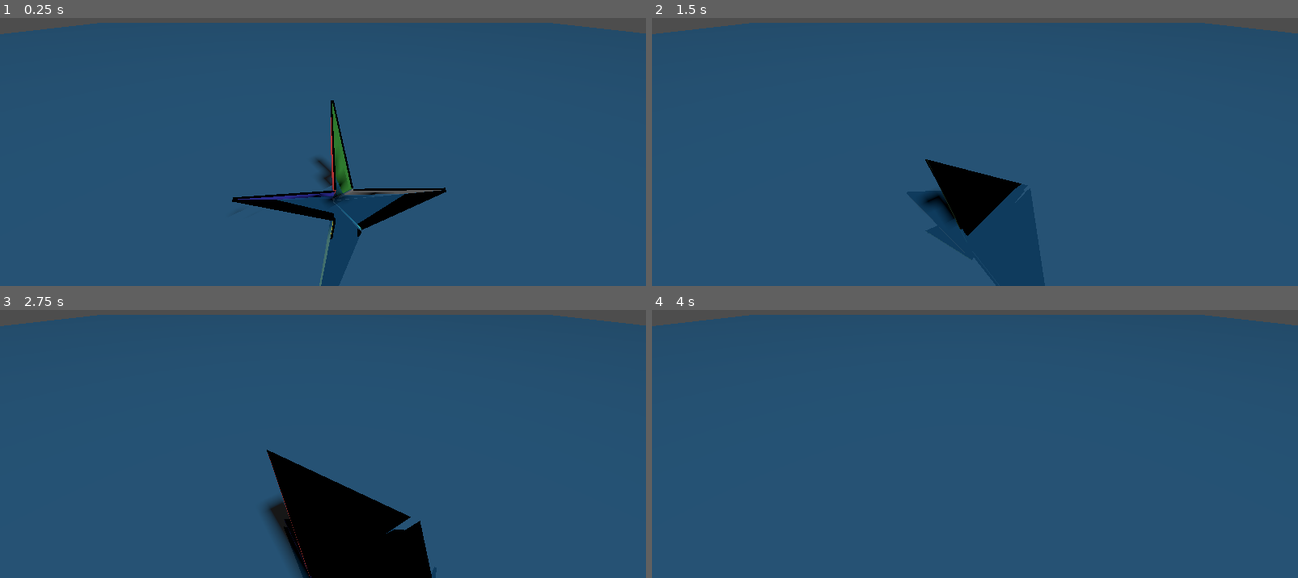
Above: before the commit, frames 1-4 (two rows, left to right).
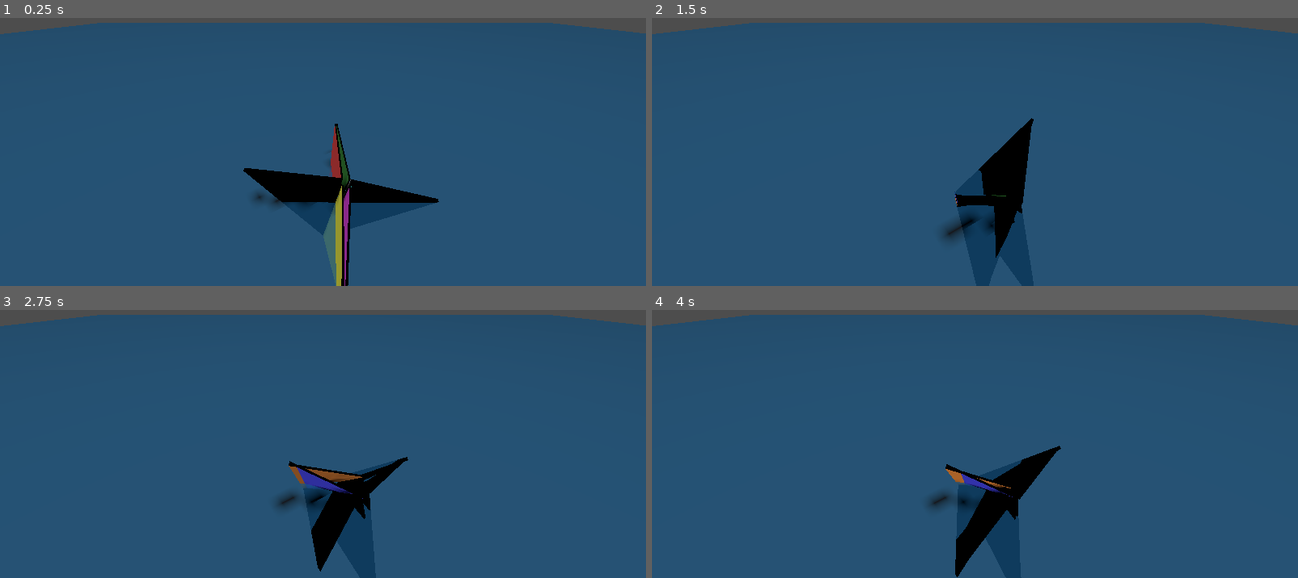
Above: after the commit, the same moments.

Repository: q-qo-o/origami_robot
Game: Godot game, scene res://scenes/ocean.tscn
The game is run twice, just before and just after one commit, with the same random seed, the same clock (stepped at 60 frames per second) and the same inputs.
Inputs (mouse positions are in pixels of both pictures, inside the frame that each line leads up to):
- Up to frame 1 (0.25 s): no input
- Up to frame 2 (1.5 s): move the mouse to (1117, 87) at 0.52 s; hold Shift 0.53-1.25 s; click (1117, 87) at 0.67 s; drag from (845, 122) to (942, 176) at 1.27 s
- Up to frame 3 (2.75 s): move the mouse to (387, 318) at 2.02 s; hold Shift from 2.03 s (still down); click (387, 318) at 2.17 s
- Up to frame 4 (4 s): release Shift at 2.75 s; drag from (942, 468) to (781, 342) at 2.77 s; move the mouse to (1168, 452) at 3.52 s; hold Shift from 3.53 s (still down); click (1168, 452) at 3.67 s

The runs differ from the first frame. In frame 1, 4.4% of the frame differs, in the area x 35-70%, y 30-100%; in frame 2, 3.4%; in frame 3, 6.8%, in the area x 40-67%, y 52-100%; in frame 4, 2.8%.

Commit message:
修复浮力计算的坐标系 bug，消除异常转动
- Bug 1：state.apply_force(force, position) 的 position 是世界坐标，
  原代码错误地将其转换回局部坐标传入，导致浮力作用点严重偏离刚体，
  产生巨大的随机力矩 → 修复为直接传入 centroid_world（世界坐标浮心）。
- Bug 2：submerged_volume 取绝对值的操作后移到 if 条件判断之后，
  导致浮心计算 weighted_centroid / total_submerged_volume 在法向
  朝内时（total_submerged_volume 为负）结果反号 → 修复为先取绝对值
  再做阈值判断，保持浮心计算的符号一致性。

Diff:
--- a/scripts/buoyancy/buoyancy_mesh.gd
+++ b/scripts/buoyancy/buoyancy_mesh.gd
@@ -307,10 +307,10 @@
 			i += 3
 
 	# 取绝对值：法向朝向不会改变物理结果，只改变 dv 的符号
-	if absf(total_submerged_volume) > 1e-9:
+	var submerged_volume := absf(total_submerged_volume)
+	if submerged_volume > 1e-9:
 		# 加权平均得到真实浮心（世界坐标）
 		var centroid_world := weighted_centroid / total_submerged_volume
-		var submerged_volume := absf(total_submerged_volume)
 		submerged_ratio = clampf(submerged_volume / _total_mesh_volume, 0.0, 1.0)
 
 		# 阿基米德浮力：F = ρ · g · V，方向竖直向上
@@ -320,10 +320,8 @@
 		_last_buoyancy_center_world = centroid_world
 
 		# state.apply_force(force, position) 的 position 参数是
-		# 相对于刚体原点的偏移（刚体局部坐标系），所以需要将世界
-		# 浮心位置变换回局部
-		var local_pos := body_xform.affine_inverse() * centroid_world
-		state.apply_force(buoyancy_force, local_pos)
+		# 世界坐标系中的位置，而非相对偏移。直接传入世界浮心。
+		state.apply_force(buoyancy_force, centroid_world)
 
 		# 基础阻尼：按浸没比例缩放速度
 		# 这是简化的指数衰减模型，物理上不严谨但稳定且易调
